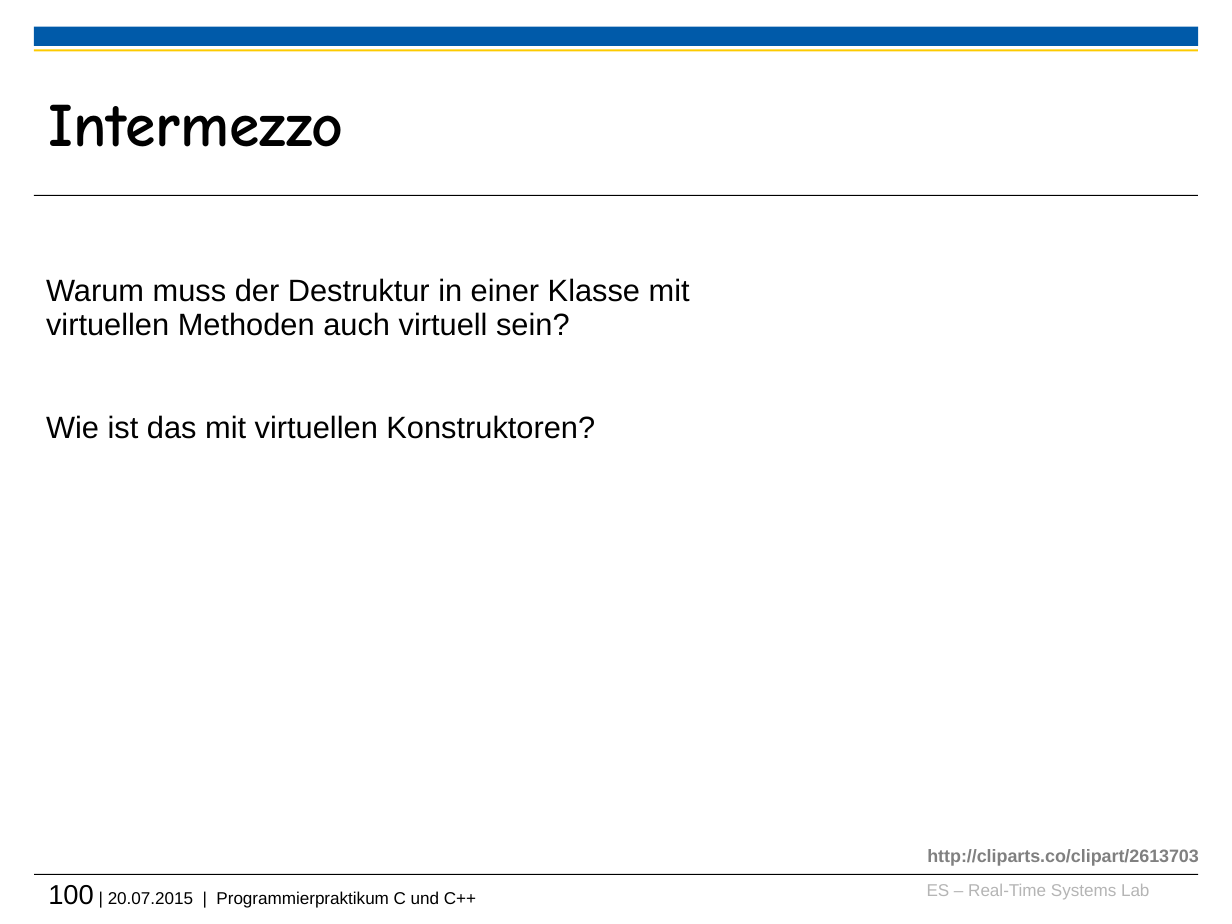
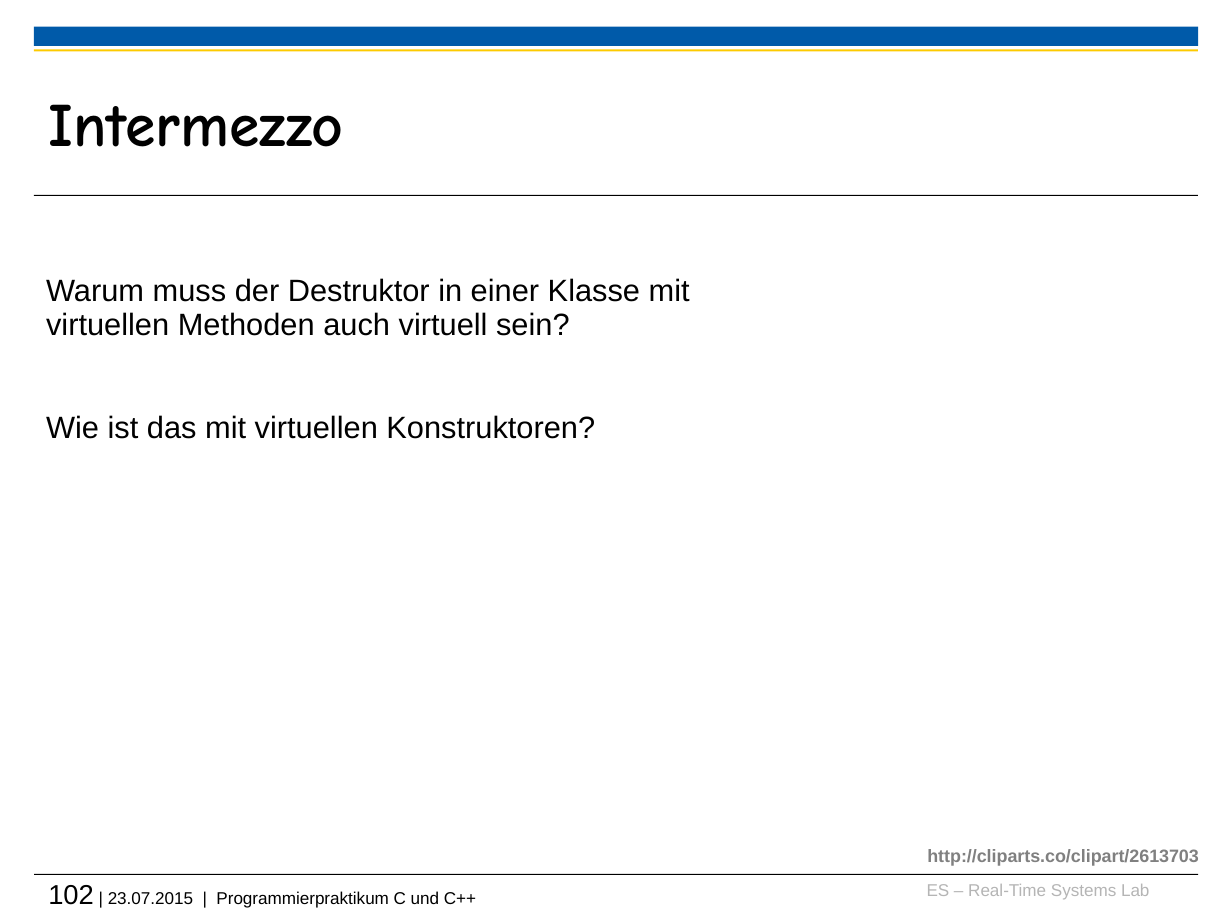
Before and after one commit to h82k/tud-cppp, a slide deck: slide 102 of vorlesung/cppp_lecture.pptx (slide 100 before the commit). Drawn at 1232x924 pixels with LibreOffice and Linux fonts; fonts in the diff are those of the drawing; background and template pictures are left out. Boxes give left, top, right and bottom in pixels: in the first picture for what was removed or moved away, otherwise in the second. Text is boxed around its words. In the diff, an @@ line names an element or a change of style, - is before the commit and + after.

```diff
--- a/vorlesung/cppp_lecture.pptx
+++ b/vorlesung/cppp_lecture.pptx
@@ text at [46, 278, 690, 336]: text changed @@
-Warum muss der Destruktur in einer Klasse mit virtuellen Methoden auch virtuell sein?
+Warum muss der Destruktor in einer Klasse mit virtuellen Methoden auch virtuell sein?
@@ text at [48, 885, 476, 908]: text changed @@
-100 | 20.07.2015 | Programmierpraktikum C und C++
+102 | 23.07.2015 | Programmierpraktikum C und C++
```
Also in this commit, not shown: 3 other slides changed, 2 slides added, 1 other file.
